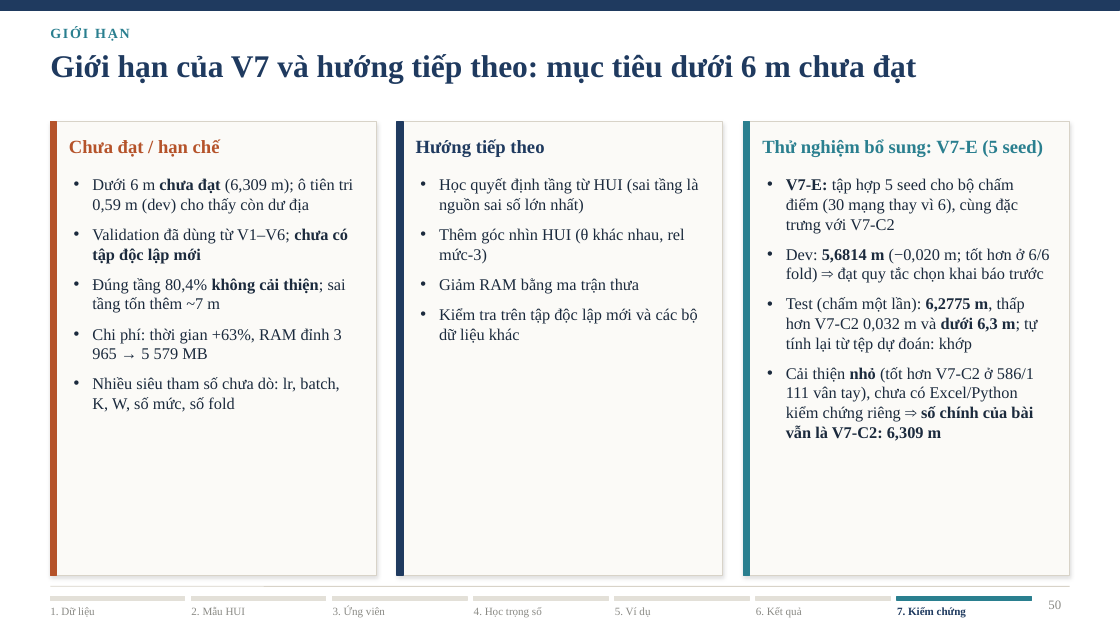
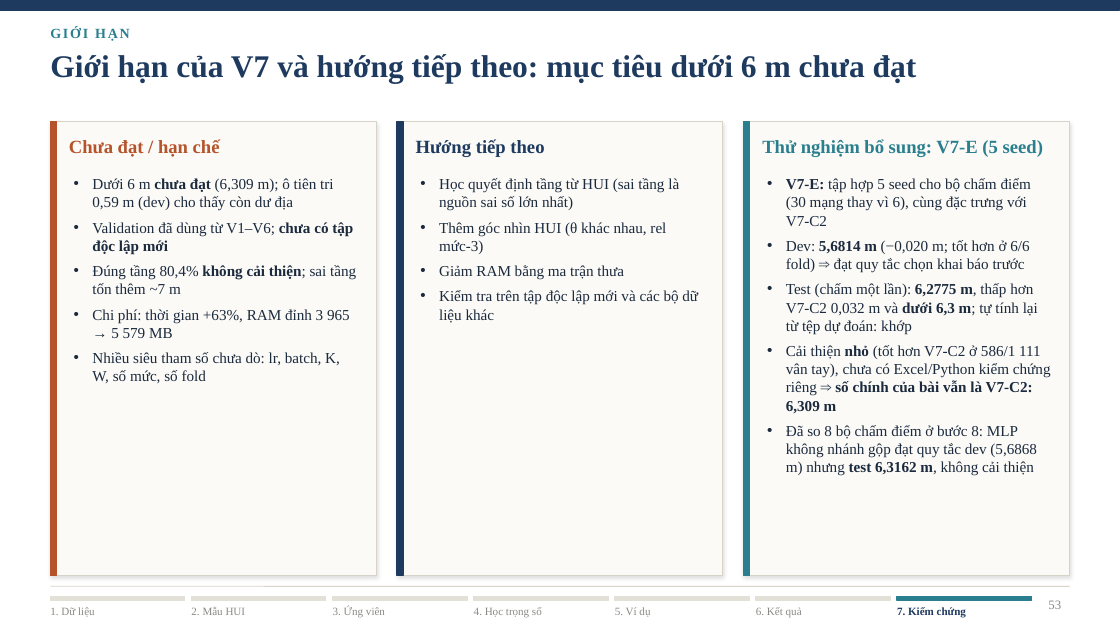
Before and after one commit to ThaiTaka/HUIM-IPS-, a slide deck: slide 53 of BAOCAO/Slide_HUIM_IPS_V7_day_du.pptx (slide 50 before the commit). Drawn at 1120x630 pixels with LibreOffice and Linux fonts; fonts in the diff are those of the drawing. Boxes give left, top, right and bottom in pixels: in the first picture for what was removed or moved away, otherwise in the second. Text is boxed around its words. In the diff, an @@ line names an element or a change of style, - is before the commit and + after.

```diff
--- a/BAOCAO/Slide_HUIM_IPS_V7_day_du.pptx
+++ b/BAOCAO/Slide_HUIM_IPS_V7_day_du.pptx
@@ text "Dưới 6 m chưa đạt ..." at bbox=[92, 178, 356, 383]: size 14 to 13 pt; less space between paragraphs @@
@@ text "Học quyết định tầng từ ..." at bbox=[439, 178, 698, 323]: size 14 to 13 pt; less space between paragraphs @@
@@ text at bbox=[786, 178, 1051, 413]: size 14 to 13 pt in "V7-E: tập hợp 5 seed cho bộ ...", "Dev: 5,6814 m (−0,020 m; tốt hơn ...", "Test (chấm một lần): 6,2775 m, thấp ...", "Cải thiện nhỏ (tốt hơn V7-C2 ở ..."; less space between paragraphs @@
@@ text at bbox=[786, 425, 1037, 476]: paragraph added @@
+• Đã so 8 bộ chấm điểm ở bước 8: MLP không nhánh gộp đạt quy tắc dev (5,6868 m) nhưng test 6,3162 m, không cải thiện
@@ page number at bbox=[1048, 600, 1061, 609]: text changed @@
-50
+53
```
Also in this commit, not shown: 5 other slides changed, 4 slides added, 7 other files.
